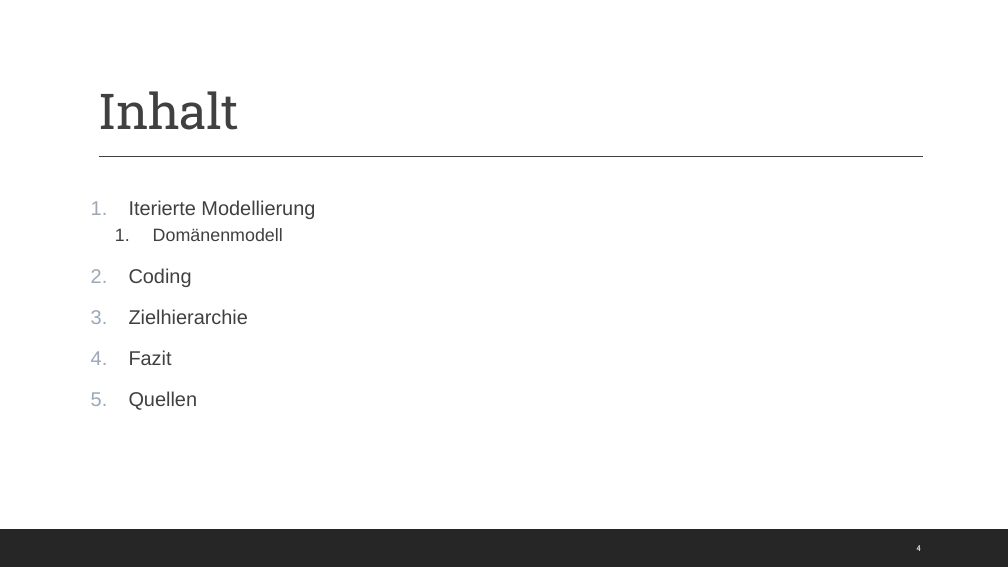
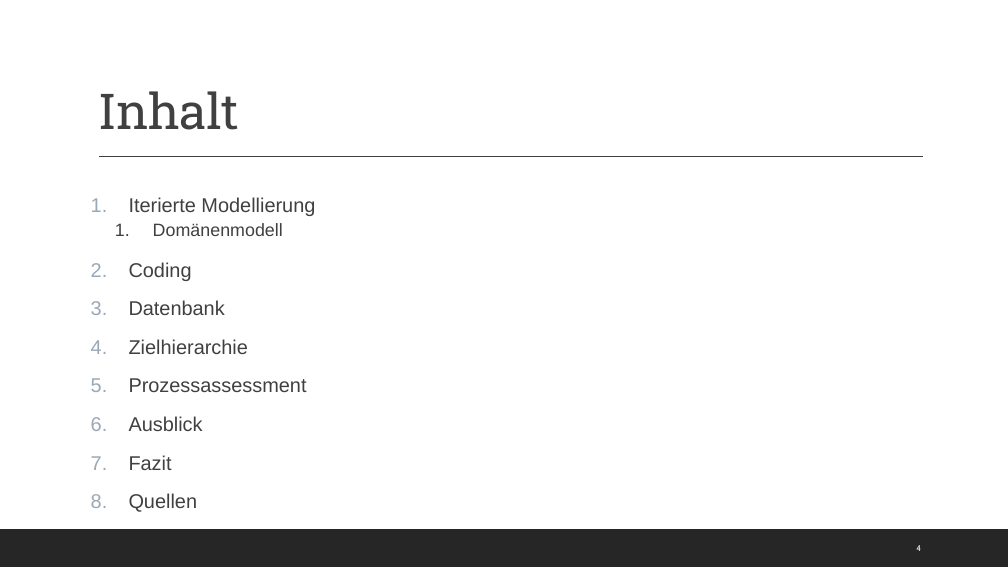
Before and after one commit to Kplacken/EPWS2020SerttasPlackenhohn, a slide deck: slide 4 of Audits/Audit 4/WS2020_SerttasPlackenhohn_Audit4.pptx. Drawn at 1008x567 pixels with LibreOffice and Linux fonts; fonts in the diff are those of the drawing. Boxes give left, top, right and bottom in pixels: in the first picture for what was removed or moved away, otherwise in the second. Text is boxed around its words. In the diff, an @@ line names an element or a change of style, - is before the commit and + after.

```diff
--- a/Audits/Audit 4/WS2020_SerttasPlackenhohn_Audit4.pptx
+++ b/Audits/Audit 4/WS2020_SerttasPlackenhohn_Audit4.pptx
@@ text at (129, 197, 315, 512): line spacing 1.1 to 1; line spacing 1 to 0.9 @@
@@ text at (129, 300, 225, 315): paragraph added @@
+3. Datenbank
@@ text at (129, 378, 307, 431): paragraphs added @@
+5. Prozessassessment
+6. Ausblick
```
Also in this commit, not shown: 2 other slides changed, 3 slides added, 1 slide removed.
